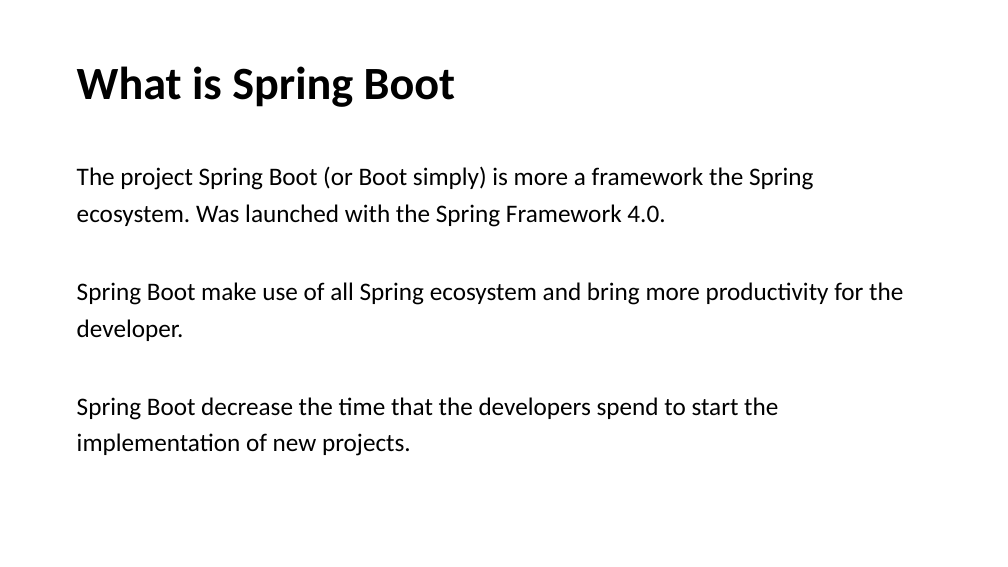
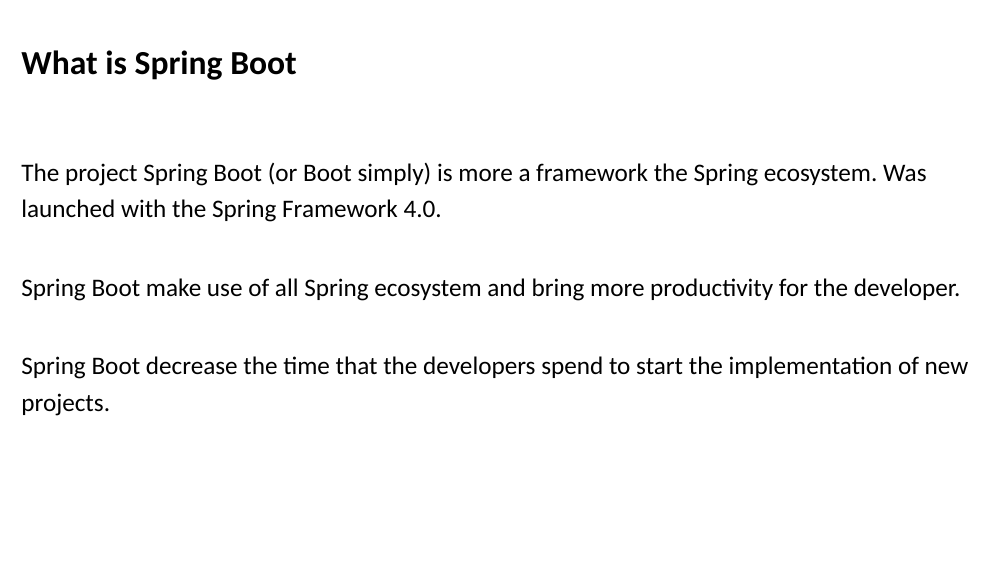
Before and after one commit to marcelovgomes/demo-internal-contacts, a slide deck: slide 4 of presentation_resources/spring-boot-demo-presentation.pptx. Drawn at 1008x567 pixels with LibreOffice and Linux fonts; fonts in the diff are those of the drawing. Boxes give left, top, right and bottom in pixels: in the first picture for what was removed or moved away, otherwise in the second. Text is boxed around its words. In the diff, an @@ line names an element or a change of style, - is before the commit and + after.

```diff
--- a/presentation_resources/spring-boot-demo-presentation.pptx
+++ b/presentation_resources/spring-boot-demo-presentation.pptx
@@ text "What is Spring Boot": place and size @@
-text "What is Spring Boot" at [77, 66, 455, 107]
+text "What is Spring Boot" at [21, 50, 297, 80]
@@ text "What is Spring Boot" at [21, 50, 297, 80]: size 44 to 32 pt @@
@@ text "The project Spring Boot (or ..." rewrapped from [77, 166, 903, 456] to [21, 163, 969, 416] @@
```
Also in this commit, not shown: 6 other slides changed, 1 slide added, 1 slide removed.
